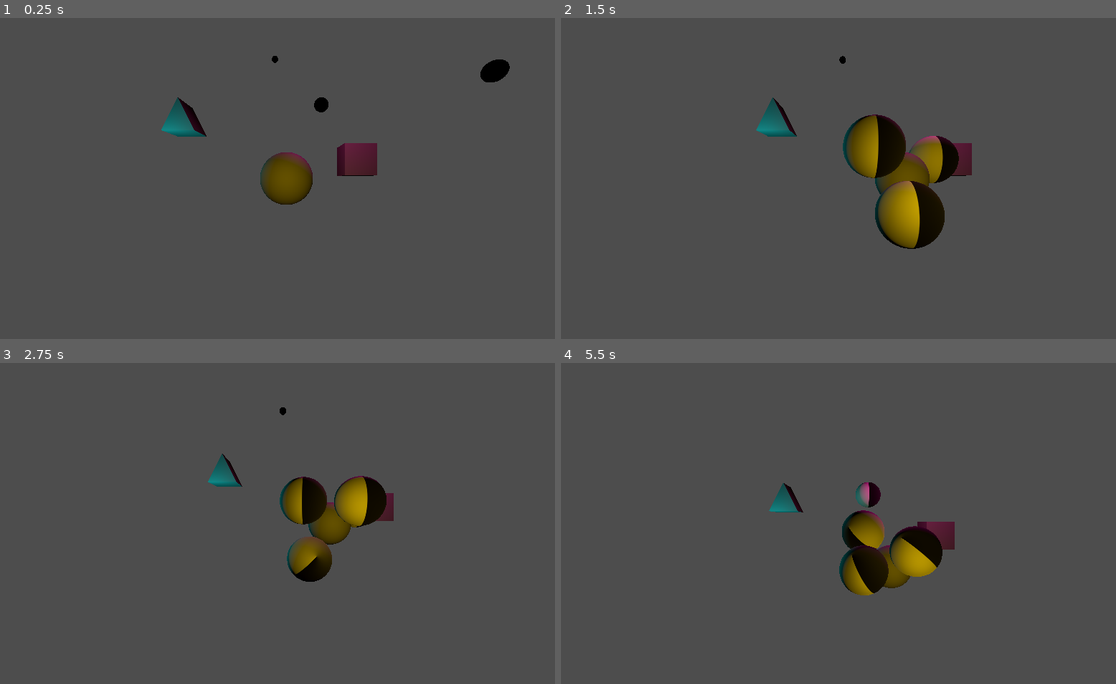
Above: before the commit, frames 1-4 (two rows, left to right).
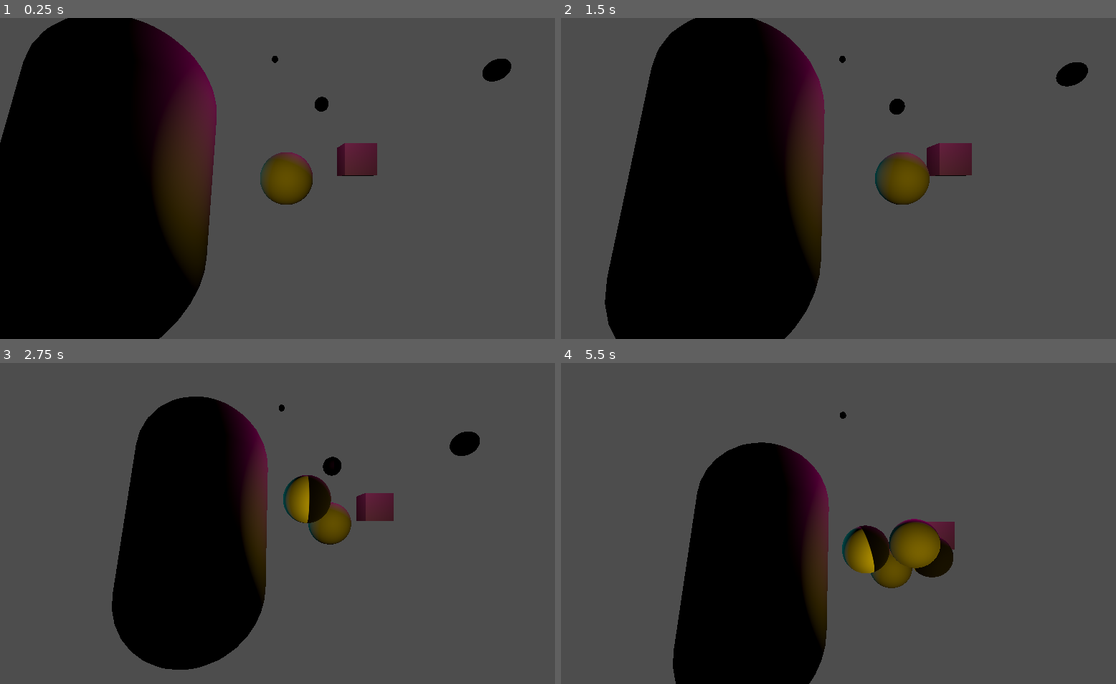
Above: after the commit, the same moments.

Repository: winder-xp/meteor-madness-hackathon-2025
Game: Godot game, scene res://scenes/test_scene.tscn
Same seed, same stepped clock (60 frames per second), same inputs: the game is played once before the commit and once after it.
Inputs (mouse positions are in pixels of both pictures, inside the frame that each line leads up to):
- Up to frame 1 (0.25 s): no input
- Up to frame 2 (1.5 s): move the mouse to (971, 162) at 0.52 s; hold A (keyA) 0.53-1.28 s; move the mouse to (733, 194) at 1.27 s; tap D (keyD) at 1.35 s
- Up to frame 3 (2.75 s): move the mouse to (344, 452) at 2.02 s; hold S (keyS) from 2.03 s (still down)
- Up to frame 4 (5.5 s): move the mouse to (816, 587) at 2.77 s; release S (keyS) at 2.78 s; tap Shift (keyShift) at 2.85 s; move the mouse to (1021, 571) at 3.52 s; hold Space (keySpace) 3.53-4.28 s; move the mouse to (677, 475) at 4.27 s; tap W (keyW) at 4.35 s; move the mouse to (877, 523) at 5.02 s; click (877, 523) at 5.1 s

The runs differ from the first frame. In frame 1, 35% of the frame differs, in the area x 0-93%, y 0-100%; in frame 2, 38%, in the area x 7-95%, y 0-100%; in frame 3, 23%; in frame 4, 21%.

Commit message:
Capsule
He añadio una capsula

Diff:
--- a/scenes/test_scene.tscn
+++ b/scenes/test_scene.tscn
@@ -10,6 +10,10 @@
 [sub_resource type="SphereMesh" id="SphereMesh_a5oyu"]
 
 [sub_resource type="SphereShape3D" id="SphereShape3D_j8ivh"]
+
+[sub_resource type="CapsuleMesh" id="CapsuleMesh_j8ivh"]
+
+[sub_resource type="CapsuleShape3D" id="CapsuleShape3D_nd71p"]
 
 [node name="Node3D" type="Node3D"]
 
@@ -70,3 +74,12 @@
 [node name="Asteroid" parent="AsteroidSet" instance=ExtResource("2_j8ivh")]
 transform = Transform3D(1, 0, 0, 0, 1, 0, 0, 0, 1, 10.2353, 5.29604, -6.2371)
 mass = 1000.0
+
+[node name="MeshInstance3D4" type="MeshInstance3D" parent="."]
+transform = Transform3D(3, 0, 0, 0, 2.94101, 0.591997, 0, -0.591997, 2.94101, -3, 0, 0)
+mesh = SubResource("CapsuleMesh_j8ivh")
+
+[node name="StaticBody3D" type="StaticBody3D" parent="MeshInstance3D4"]
+
+[node name="CollisionShape3D" type="CollisionShape3D" parent="MeshInstance3D4/StaticBody3D"]
+shape = SubResource("CapsuleShape3D_nd71p")
--- a/scripts/asteroid.gd
+++ b/scripts/asteroid.gd
@@ -6,7 +6,7 @@
 const UA_TO_METERS := 149597828677.28
 const YEARS_TO_SECONDS := 31556952
 const GRAVITATIONAL_CONSTANT := 1.0#6.67430e-11
-const SUN_MASS := 1.989e3
+const SUN_MASS := 1.989e2
 
 var applied_force = Vector3.ZERO
 
Not shown: 1 places in scenes/test_scene.tscn that only renumber resources
